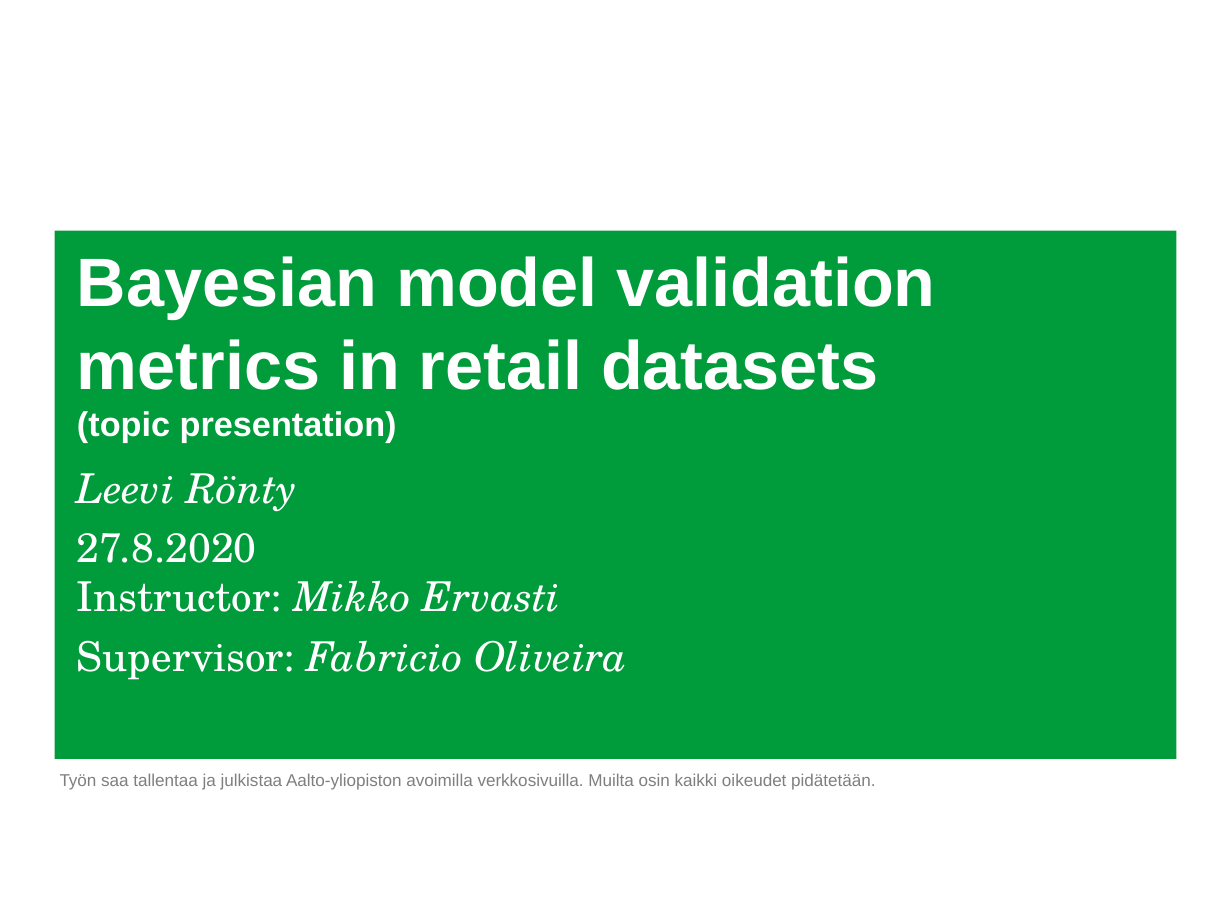
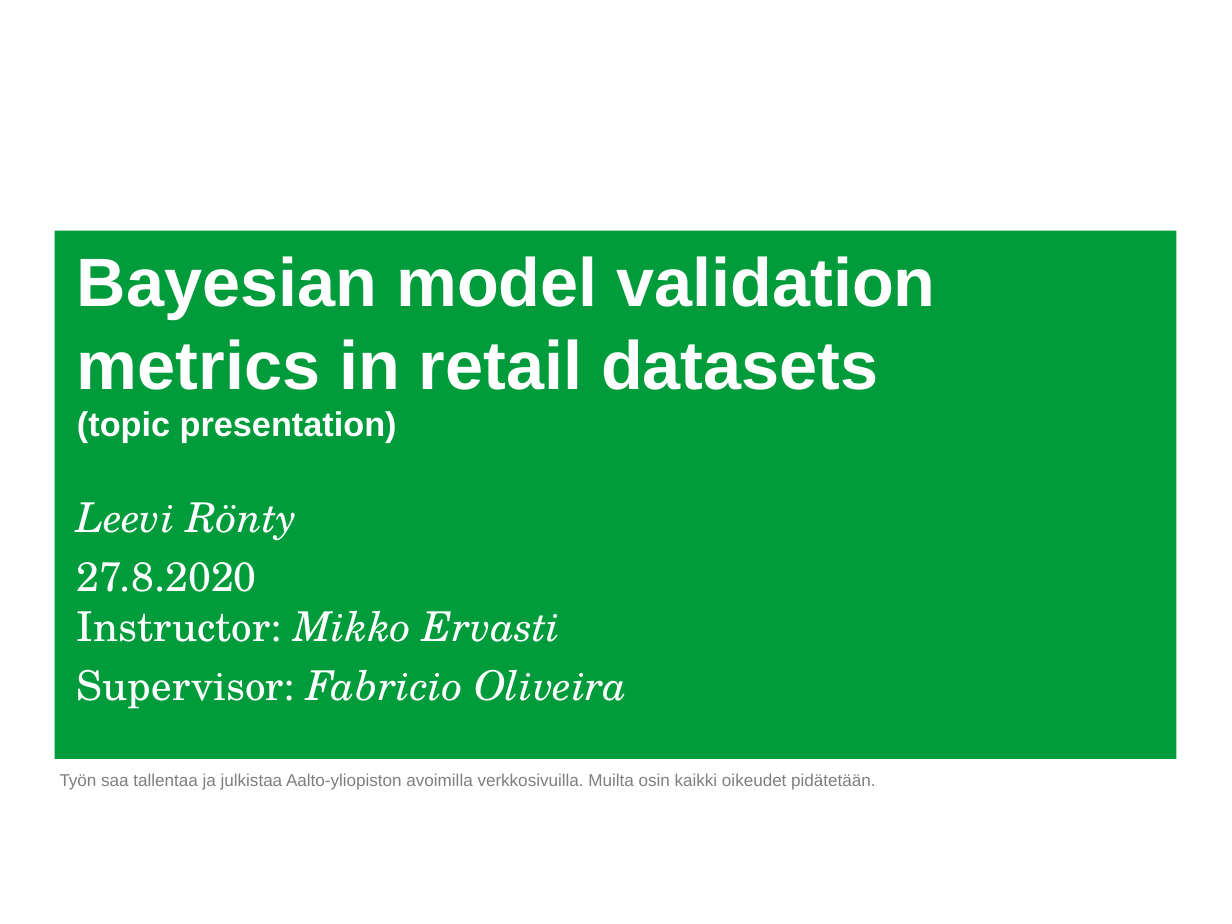
Before and after one commit to leevirontySF/BSC_thesis, a slide deck: slide 1 of aihepresis.ppt. Drawn at 1232x924 pixels with LibreOffice and Linux fonts; fonts in the diff are those of the drawing; background and template pictures are left out. Boxes give left, top, right and bottom in pixels: in the first picture for what was removed or moved away, otherwise in the second. Text is boxed around its words. In the diff, an @@ line names an element or a change of style, - is before the commit and + after.

```diff
--- a/aihepresis.ppt
+++ b/aihepresis.ppt
@@ subtitle "Leevi Rönty": place and size @@
-subtitle "Leevi Rönty" at [77, 473, 627, 680]
+subtitle "Leevi Rönty" at [77, 502, 627, 709]
```
Also in this commit, not shown: 4 other slides changed, 2 slides added, 2 slides removed, 6 other files.
